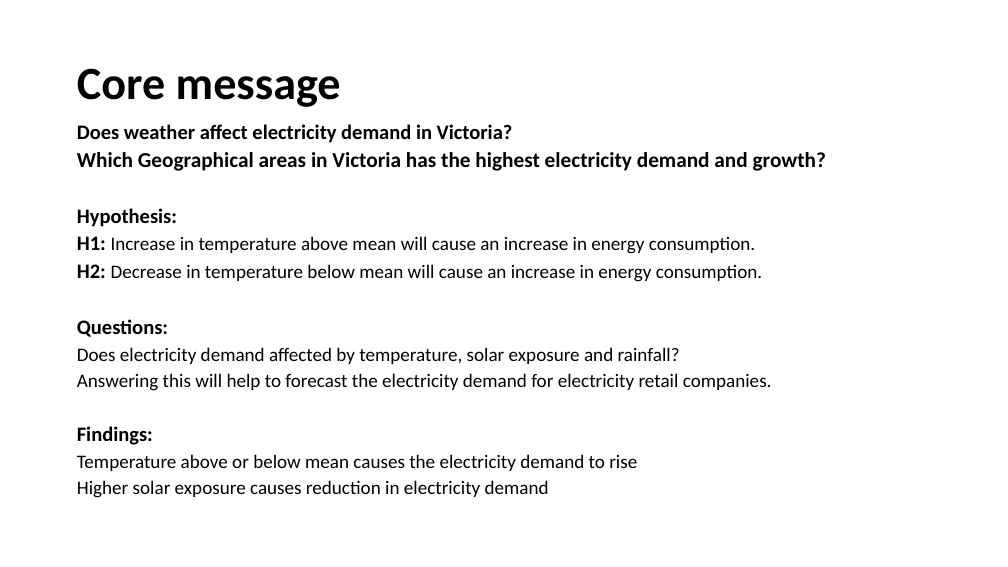
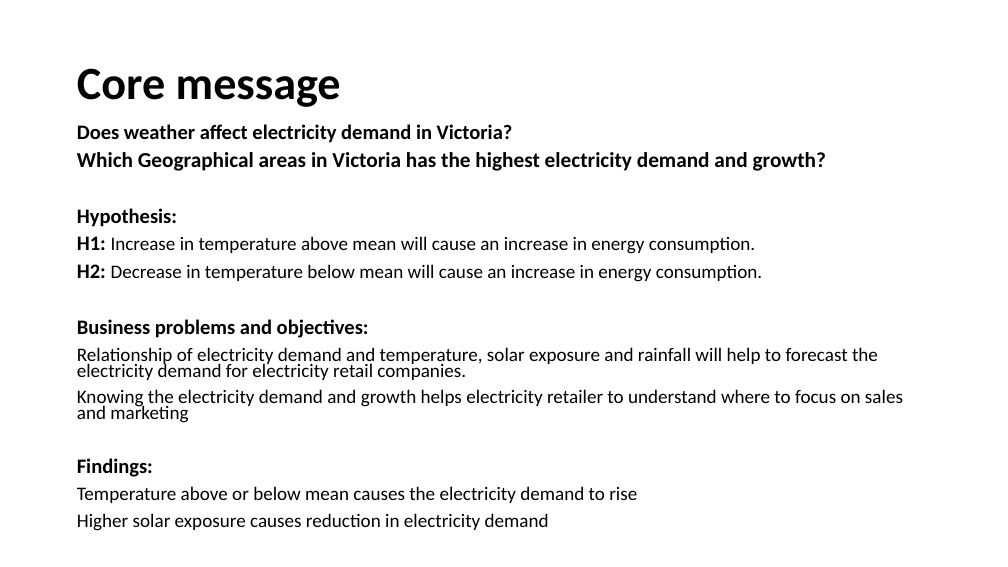
Before and after one commit to tahsinurrahman2011/Project-1, a slide deck: slide 2 of Energy Demand In Victoria.pptx. Drawn at 1008x567 pixels with LibreOffice and Linux fonts; fonts in the diff are those of the drawing. Boxes give left, top, right and bottom in pixels: in the first picture for what was removed or moved away, otherwise in the second. Text is boxed around its words. In the diff, an @@ line names an element or a change of style, - is before the commit and + after.

Commit message:
updated presentation

```diff
--- a/Energy Demand In Victoria.pptx
+++ b/Energy Demand In Victoria.pptx
@@ text at [77, 319, 903, 423]: text changed @@
-Questions:
-Does electricity demand affected by temperature, solar exposure and rainfall?
-Answering this will help to forecast the electricity demand for electricity retail companies.
+Business problems and objectives:
+Relationship of electricity demand and temperature, solar exposure and rainfall will help to forecast the electricity demand for electricity retail companies.
+Knowing the electricity demand and growth helps electricity retailer to understand where to focus on sales and marketing
```
